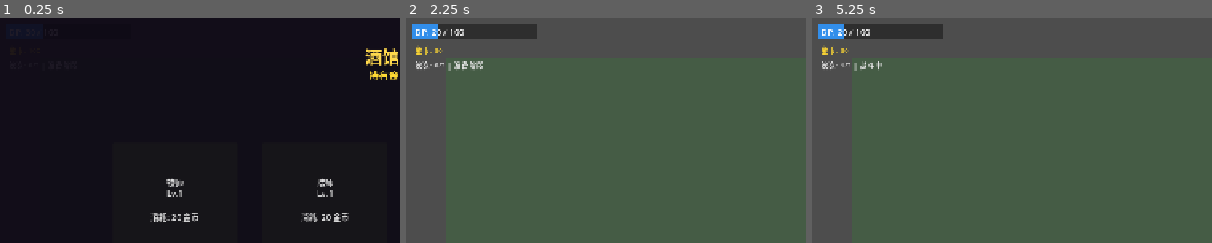
Above: before the commit, frames 1-3 (left to right).
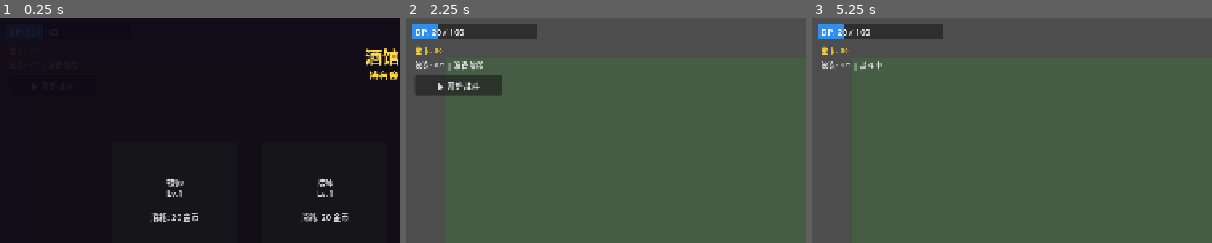
Above: after the commit, the same moments.

Repository: kuronaru/Paradiso
Game: Godot game, scene res://scenes/main.tscn
The game is run twice, just before and just after one commit, with the same random seed, the same clock (stepped at 60 frames per second) and the same inputs.
Inputs (mouse positions are % of the whole screen's width and height, from its top left):
- Up to frame 1 (0.25 s): no input
- Up to frame 2 (2.25 s): click (7, 15) at 0.5 s, where only the run after the commit has a clickable "▶ 开始战斗"; click (7, 15) at 1.25 s, where only the run after the commit has a clickable "▶ 开始战斗"; click "牧师 Lv.1 消耗: 20 金币" at 2 s
- Up to frame 3 (5.25 s): click "战士 DP:8 Lv.1" at 2.75 s; click "游侠 DP:10 Lv.1" at 3.5 s; click "牧师 DP:10 Lv.1" at 4.25 s; tap Enter at 5 s; move the mouse to (72, 45) at 5.02 s; hold W from 5.03 s (still down); tap F at 5.1 s; click (72, 45) at 5.17 s
The pictures show only the part of the screen within x 0-50%, y 0-50%; the shares and areas given below are measured in that part.

The runs differ from the first frame. In frame 2, 1.9% of the frame differs, in the area x 2-24%, y 25-35%; in frame 3, nothing differs.

Commit message:
add wave control

Diff:
--- a/game/scripts/core/battle_manager.gd
+++ b/game/scripts/core/battle_manager.gd
@@ -88,6 +88,8 @@
 	# 通知GridSystem生成实体
 	if grid and grid.has_method("spawn_enemy_wave"):
 		grid.spawn_enemy_wave(wave_enemies, enemy_spawn_points)
+	# 生成完毕，清空模板列表（check_battle_end 依赖此判断）
+	wave_enemies.clear()
 
 
 func check_battle_end() -> void:
@@ -98,12 +100,14 @@
 	if enemy_units.is_empty() and wave_enemies.is_empty():
 		# 当前波次清空
 		wave_cleared.emit(current_wave)
-		state = BattleState.WAVE_BREAK
 
 		if current_wave >= total_waves:
 			_all_waves_cleared()
+		else:
+			# 自动进入下一波
+			start_next_wave()
 
-	if player_units.is_empty():
+	if player_units.is_empty() and state == BattleState.IN_PROGRESS:
 		_battle_lost()
 
 
--- a/game/scripts/ui/resource_bar.gd
+++ b/game/scripts/ui/resource_bar.gd
@@ -1,4 +1,4 @@
-# resource_bar.gd — DP资源显示条
+# resource_bar.gd — DP资源显示条 + 开始波次按钮
 class_name ResourceBar
 extends Control
 
@@ -8,6 +8,7 @@
 var dp_label: Label
 var dp_bar_bg: ColorRect
 var dp_bar_fill: ColorRect
+var wave_start_btn: Button
 
 
 func _ready() -> void:
@@ -25,7 +26,7 @@
 	dp_bar_fill.position = Vector2(10, 10)
 	add_child(dp_bar_fill)
 
-	# DPlabel
+	# DP条
 	dp_label = Label.new()
 	dp_label.position = Vector2(14, 12)
 	dp_label.add_theme_font_size_override("font_size", 14)
@@ -47,6 +48,15 @@
 	wave_label.add_theme_font_size_override("font_size", 12)
 	wave_label.add_theme_color_override("font_color", Color(0.9, 0.9, 0.9))
 	add_child(wave_label)
+
+	# 开始波次按钮
+	wave_start_btn = Button.new()
+	wave_start_btn.name = "WaveStartBtn"
+	wave_start_btn.position = Vector2(14, 92)
+	wave_start_btn.size = Vector2(140, 32)
+	wave_start_btn.add_theme_font_size_override("font_size", 13)
+	wave_start_btn.pressed.connect(_on_wave_start_pressed)
+	add_child(wave_start_btn)
 
 	ResourceManager.dp_changed.connect(_on_dp_changed)
 	_on_dp_changed(ResourceManager.current_dp, ResourceManager.max_dp)
@@ -74,6 +84,28 @@
 				state_text = "失败!"
 		wave_label.text = "波次: %d/%d | %s" % [BattleManager.current_wave, BattleManager.total_waves, state_text]
 
+	# 更新波次按钮
+	_update_wave_button()
+
+
+func _update_wave_button() -> void:
+	if not wave_start_btn:
+		return
+
+	match BattleManager.state:
+		BattleManager.BattleState.PREPARING:
+			wave_start_btn.visible = true
+			wave_start_btn.text = "▶ 开始战斗"
+			wave_start_btn.disabled = false
+		_:
+			wave_start_btn.visible = false
+
+
+func _on_wave_start_pressed() -> void:
+	if BattleManager.state == BattleManager.BattleState.PREPARING or \
+	   BattleManager.state == BattleManager.BattleState.WAVE_BREAK:
+		BattleManager.start_next_wave()
+
 
 func _on_dp_changed(current: int, max_val: int) -> void:
 	dp_label.text = "DP: %d / %d" % [current, max_val]
